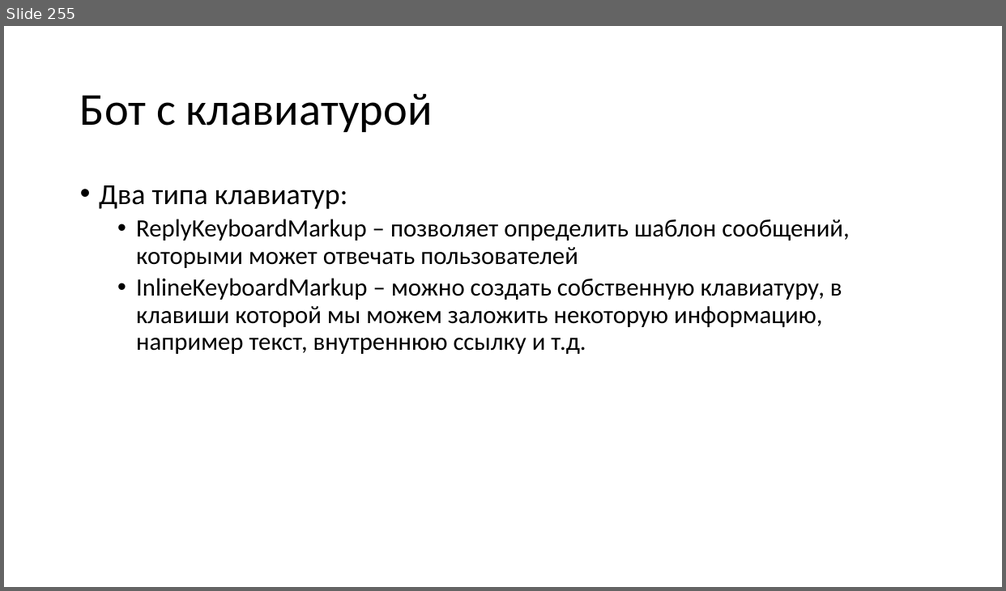
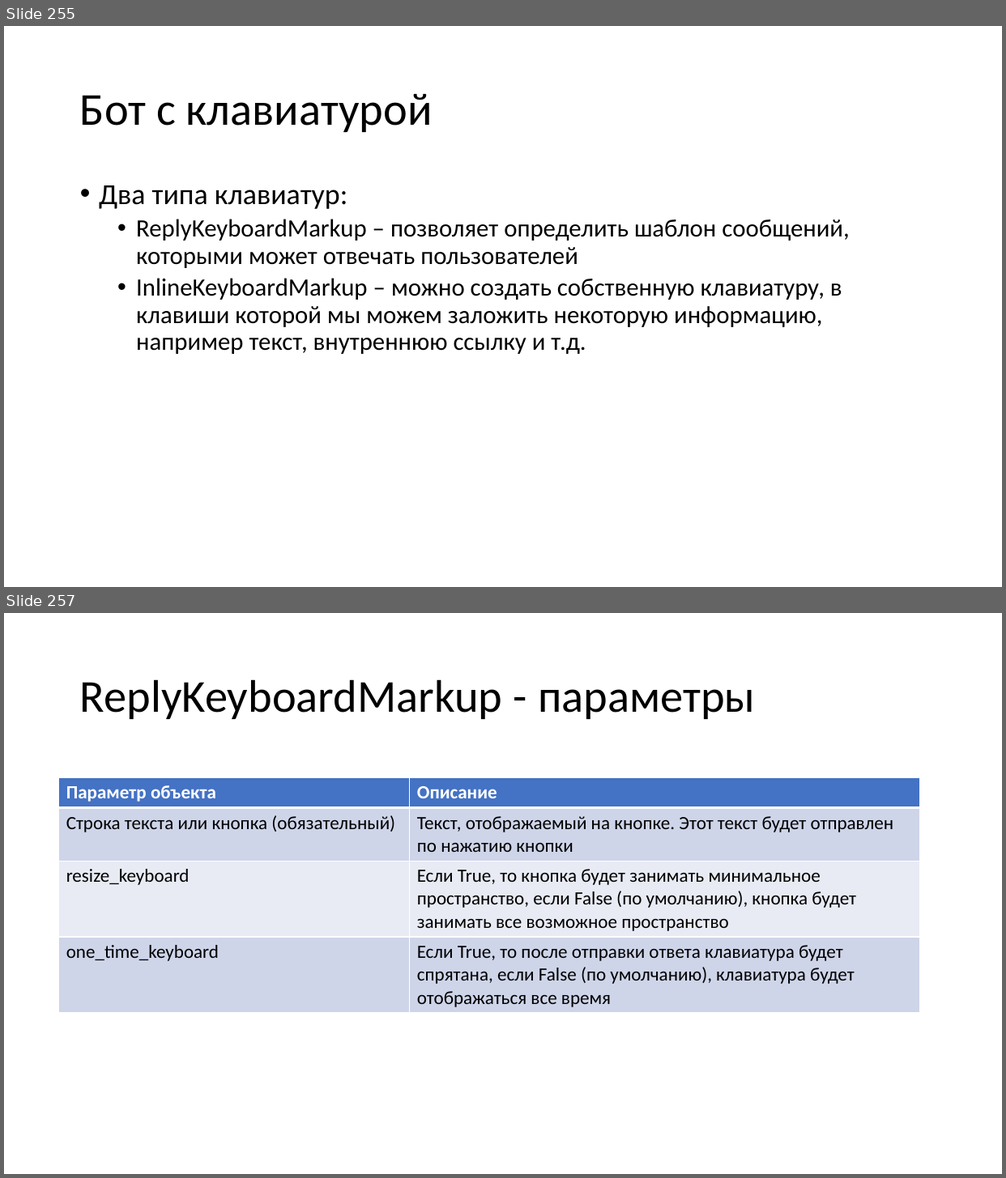
Before and after one commit to paveltsytovich/telegram-course, a slide deck: Presentation/Разработка ботов для телеграмм на Python.pptx. Shown one above the other, each under a label of ours: slide 255 before the commit, slides 255 and 257 after it; the slides between them are not shown. The pictures are 1006x591 and 1006x1178 pixels, drawn with LibreOffice and Linux fonts; fonts in the diff are those of the drawing. Boxes give left, top, right and bottom in pixels: in the first picture for what was removed or moved away, otherwise in the second. Text is boxed around its words. In the diff, an @@ line names an element or a change of style, - is before the commit and + after.

```diff
--- a/Presentation/Разработка ботов для телеграмм на Python.pptx
+++ b/Presentation/Разработка ботов для телеграмм на Python.pptx
@@ slide 257 added at [4,613,1002,1174], background #FFFFFF @@
@@ title added at [80,679,755,719], 44 pt, text #000000 @@
+ReplyKeyboardMarkup - параметры
@@ table added at [58,777,919,1011], 4 rows, 2 columns @@
+Параметр объекта | Описание
+Строка текста или кнопка (обязательный) | Текст, отображаемый на кнопке. Этот текст будет отправлен по нажатию кнопки
+resize_keyboard | Если True, то кнопка будет занимать минимальное пространство, если False (по умолчанию), кнопка будет занимать все возможное пространство
+one_time_keyboard | Если True, то после отправки ответа клавиатура будет спрятана, если False (по умолчанию), клавиатура будет отображаться все время
```
Also in this commit, not shown: 2 slides changed, 2 other slides added, 1 other file.
